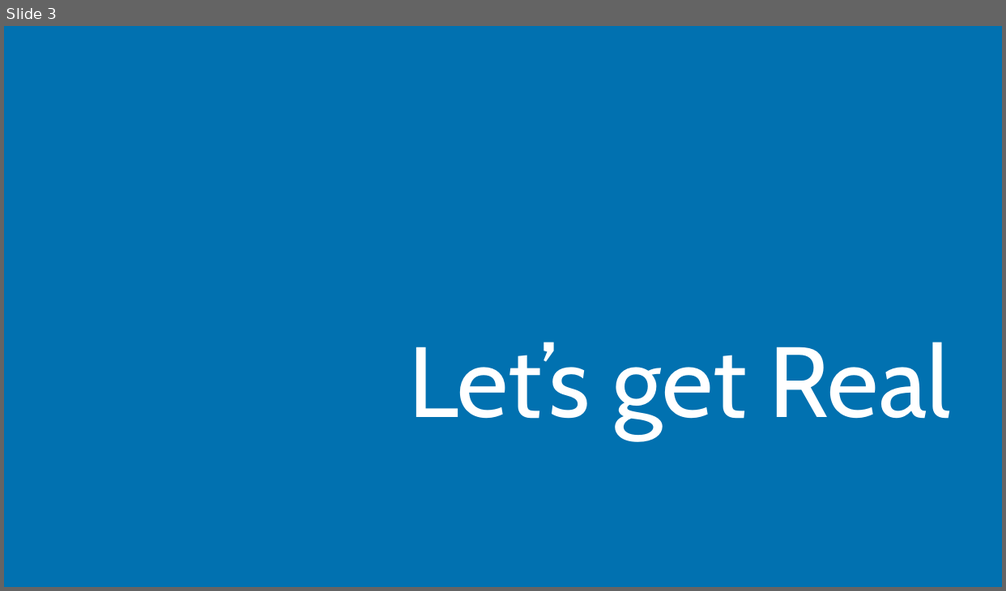
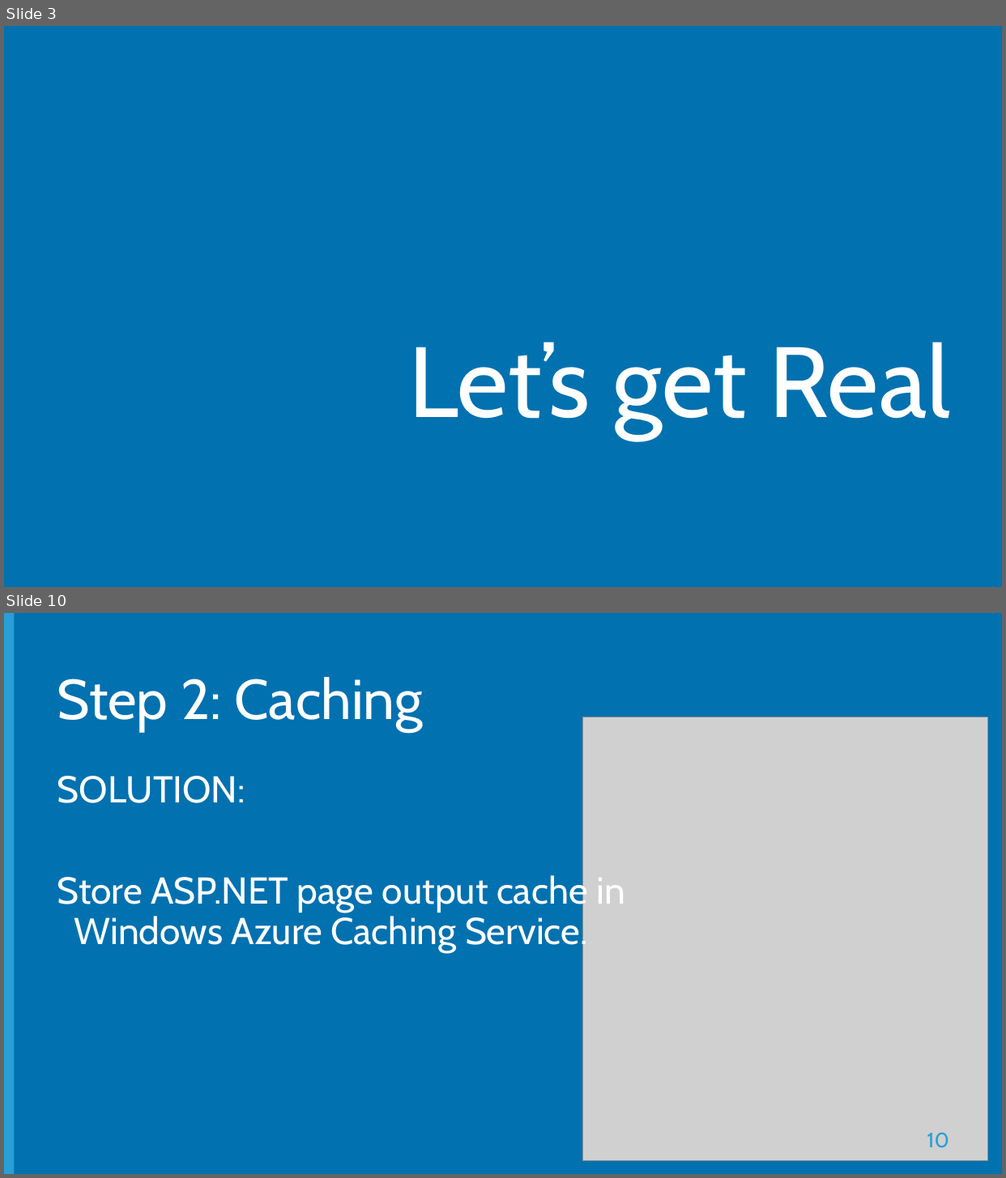
Before and after one commit to Microsoft-Web/DECK-ASPNET-in-Production, a slide deck: 6-ASPNET-in-Production.pptx. Shown one above the other, each under a label of ours: slide 3 before the commit, slides 3 and 10 after it; the slides between them are not shown. The pictures are 1006x591 and 1006x1178 pixels, drawn with LibreOffice and Linux fonts; fonts in the diff are those of the drawing; grey boxes stand for pictures; background and template pictures are left out. Boxes give left, top, right and bottom in pixels: in the first picture for what was removed or moved away, otherwise in the second. Text is boxed around its words. In the diff, an @@ line names an element or a change of style, - is before the commit and + after.

```diff
--- a/6-ASPNET-in-Production.pptx
+++ b/6-ASPNET-in-Production.pptx
@@ slide 10 added at (x1=4, y1=613, x2=1002, y2=1174), background #0171B0 @@
@@ rectangle added at (x1=4, y1=613, x2=14, y2=1174), fill #289FD7 @@
@@ title added at (x1=57, y1=677, x2=423, y2=732), 54 pt, text #FFFFFF @@
+Step 2: Caching
@@ picture added at (x1=582, y1=717, x2=987, y2=1161) @@
@@ text added at (x1=57, y1=776, x2=625, y2=953), 36 pt, text #FFFFFF @@
+SOLUTION:
+Store ASP.NET page output cache in
+Windows Azure Caching Service.
@@ page number added at (x1=927, y1=1132, x2=948, y2=1148), 20 pt, text #289FD7 @@
+10
```
Also in this commit, not shown: 2 slides changed, 27 other slides added, 1 slide removed.
